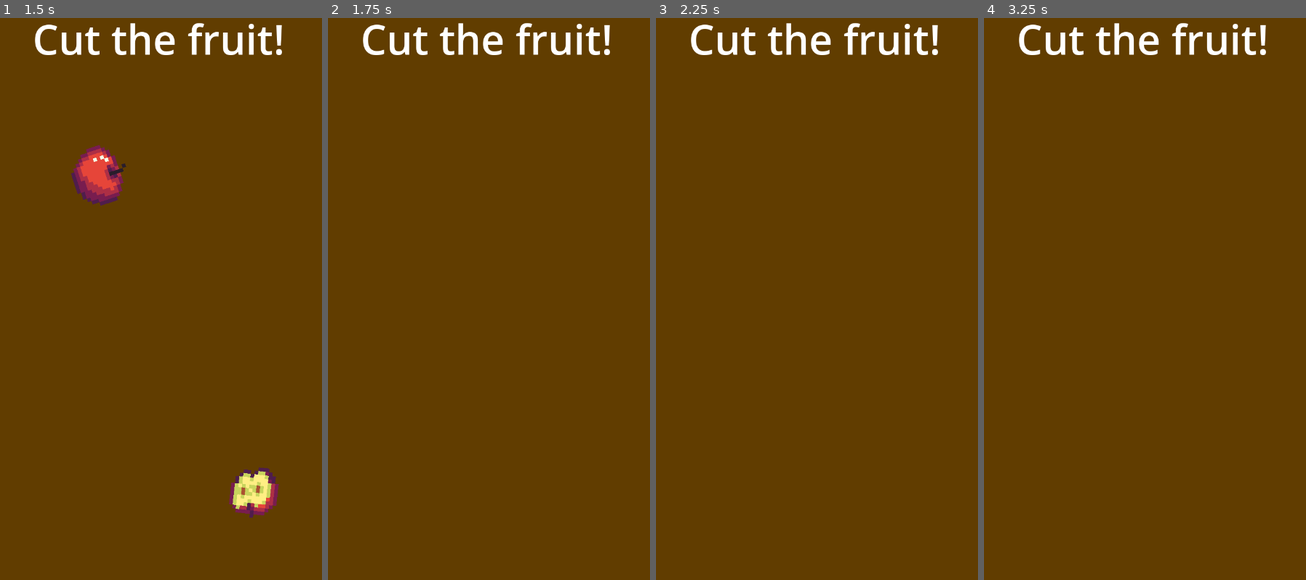
Above: before the commit, frames 1-4 (left to right).
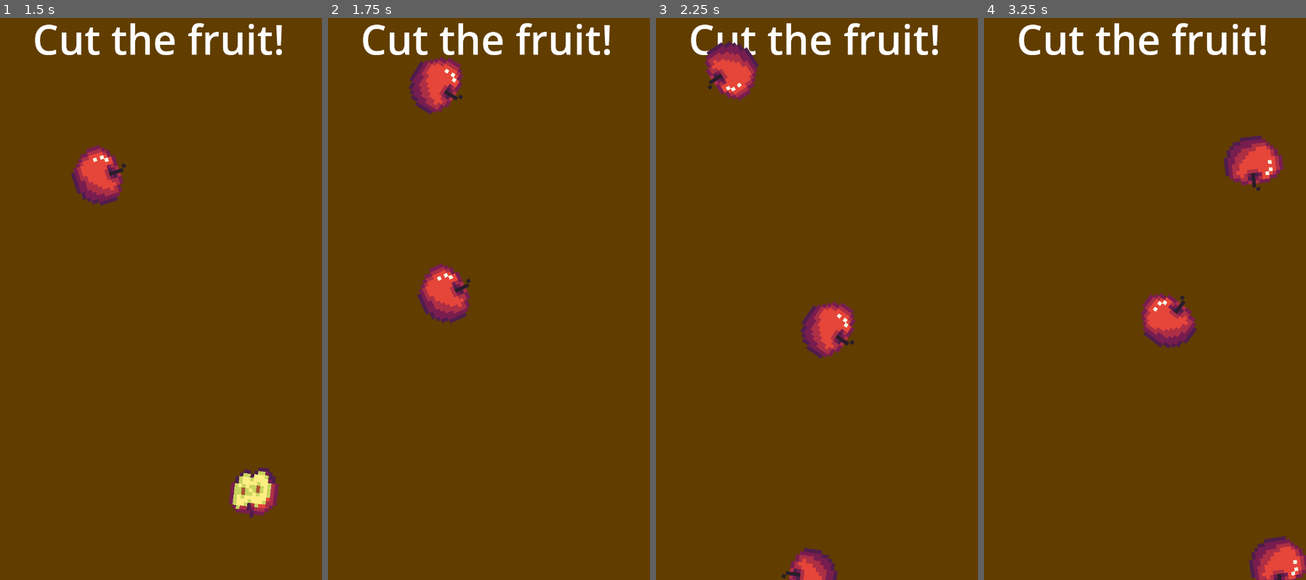
Above: after the commit, the same moments.

Repository: codemonsters/macaronigate
Game: Godot game, scene res://minigames/frutas/main.tscn
The game is run twice, just before and just after one commit, with the same random seed, the same clock (stepped at 60 frames per second) and the same inputs. This scene is started directly instead of the project's main scene.
Inputs (mouse positions are in pixels of both pictures, inside the frame that each line leads up to):
- Up to frame 1 (1.5 s): tap Enter at 0.5 s; move the mouse to (231, 259) at 0.52 s; hold Right (ui_right) 0.53-1.28 s; click (231, 259) at 0.67 s; move the mouse to (193, 366) at 1.27 s; hold Down (ui_down) from 1.28 s (still down); click (193, 366) at 1.42 s
- Up to frame 2 (1.75 s): keep holding Down (ui_down)
- Up to frame 3 (2.25 s): move the mouse to (845, 158) at 2.02 s; release Down (ui_down) at 2.03 s; hold Right (ui_right) from 2.03 s (still down)
- Up to frame 4 (3.25 s): move the mouse to (1125, 405) at 2.77 s; release Right (ui_right) at 2.78 s; hold Up (ui_up) from 2.78 s (still down); click (1125, 405) at 2.92 s

Frame 1 is identical in both runs. In frame 2, 2.5% of the frame differs, in the area x 25-45%, y 6-55%; in frame 3, 3.2%; in frame 4, 3.6%, in the area x 48-100%, y 20-100%.

Commit message:
aAAA

Diff:
--- a/src/minigames/frutas/main.gd
+++ b/src/minigames/frutas/main.gd
@@ -55,12 +55,12 @@
 #	else:
 #		print("no hit")
 
-func _on_killbox_body_entered(body):
-	game_over.emit()
-	$FrutaTimer.stop()
+# func _on_killbox_body_entered(body):
+# 	game_over.emit()
+# 	$FrutaTimer.stop()
 
-	for obj in get_children():
-		if obj.is_in_group("needDelete"):
-			remove_child(obj)
-			obj.remove_from_group("needDelete")
-			obj.queue_free()
+# 	for obj in get_children():
+# 		if obj.is_in_group("needDelete"):
+# 			remove_child(obj)
+# 			obj.remove_from_group("needDelete")
+# 			obj.queue_free()
